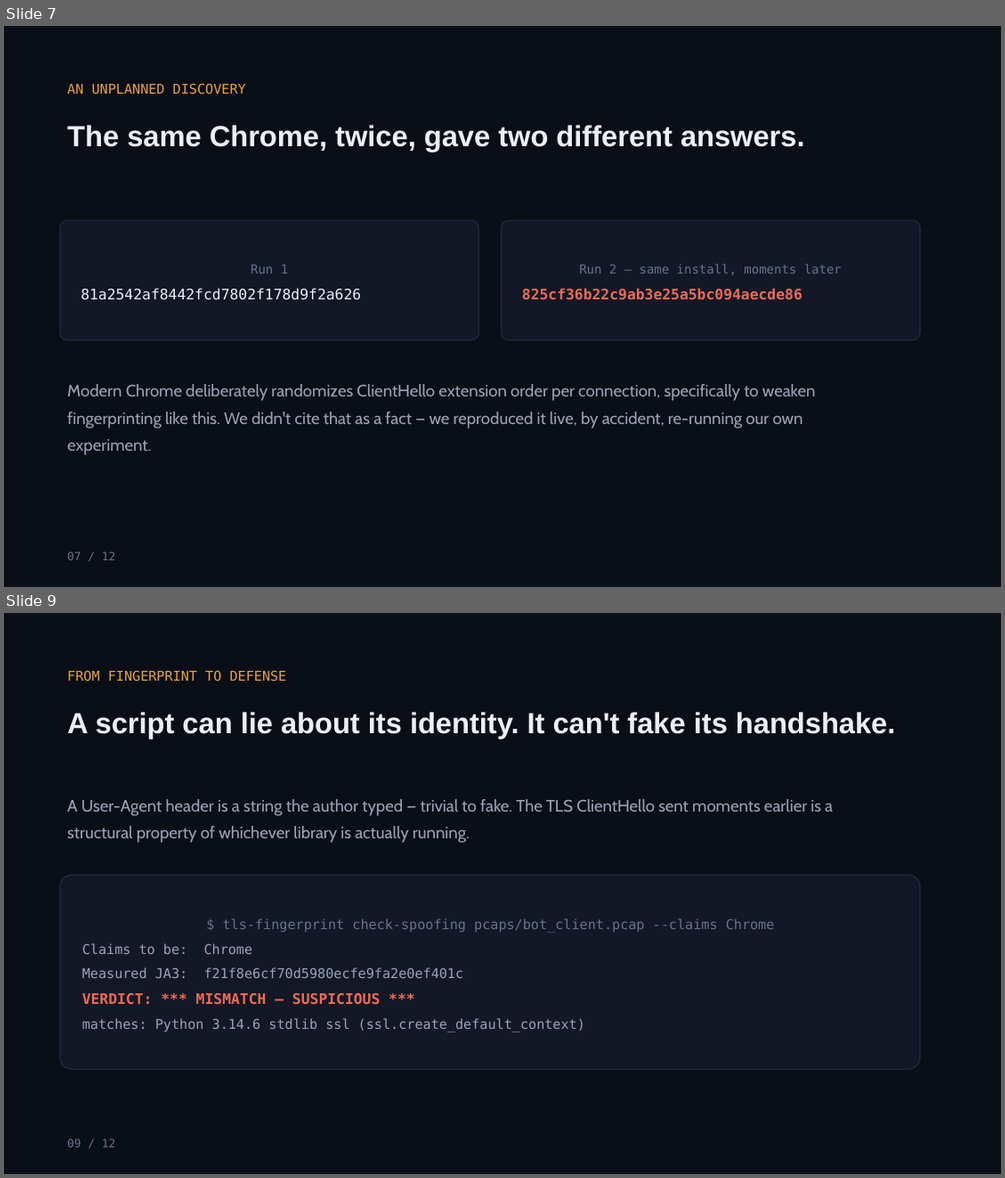
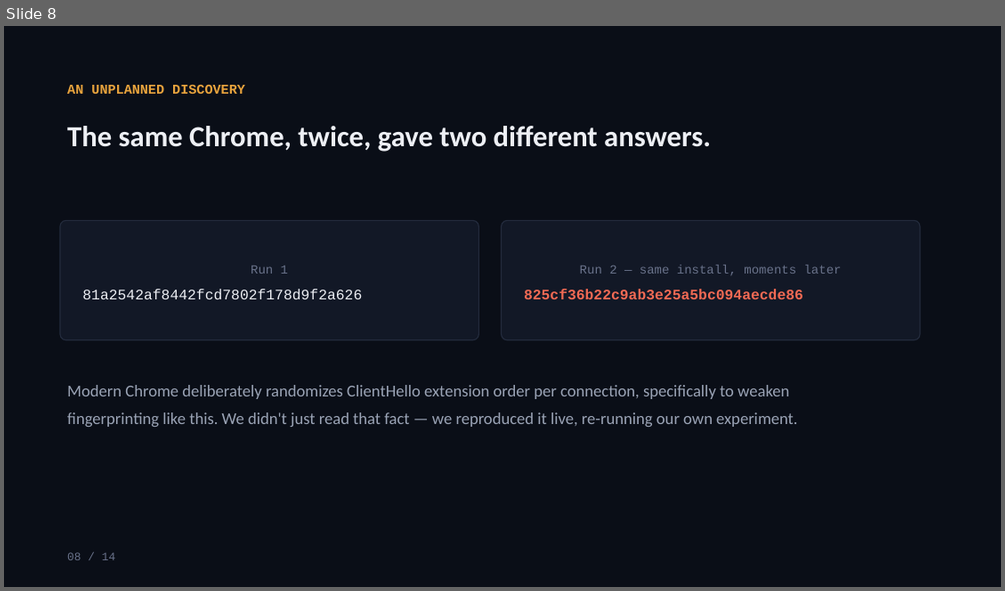
Before and after one commit to YashG1836/TLS_fingerprint_CN, a slide deck: TLS_Fingerprinting_Presentation.pptx. Shown one above the other, each under a label of ours: slides 7 and 9 before the commit, slide 8 after it; the slides between them are not shown. The pictures are 1005x1178 and 1005x591 pixels, drawn with LibreOffice and Linux fonts; fonts in the diff are those of the drawing. Boxes give left, top, right and bottom in pixels: in the first picture for what was removed or moved away, otherwise in the second. Text is boxed around its words. In the diff, an @@ line names an element or a change of style, - is before the commit and + after.

```diff
--- a/TLS_Fingerprinting_Presentation.pptx
+++ b/TLS_Fingerprinting_Presentation.pptx
@@ slide 9 removed at bbox=[4, 613, 1001, 1174], background #FFFFFF @@
@@ rectangle removed at bbox=[4, 613, 1001, 1174] @@
@@ text removed at bbox=[67, 670, 287, 682] @@
-FROM FINGERPRINT TO DEFENSE
@@ text removed at bbox=[67, 712, 895, 738] @@
-A script can lie about its identity. It can't fake its handshake.
@@ text removed at bbox=[67, 799, 833, 843] @@
-A User-Agent header is a string the author typed — trivial to fake. The TLS ClientHello sent moments earlier is a structural property of whichever library is actually running.
@@ rounded rectangle removed at bbox=[60, 875, 920, 1070] @@
-$ tls-fingerprint check-spoofing pcaps/bot_client.pcap --claims Chrome
-Claims to be: Chrome
-Measured JA3: f21f8e6cf70d5980ecfe9fa2e0ef401c
-VERDICT: *** MISMATCH — SUSPICIOUS ***
-matches: Python 3.14.6 stdlib ssl (ssl.create_default_context)
@@ text removed at bbox=[67, 1138, 115, 1147] @@
-09 / 12
@@ what was slide 7 is now slide 8 @@
@@ slide 8 changed as well @@
@@ text "AN UNPLANNED DISCOVERY" at bbox=[67, 85, 245, 94]: font DejaVu Sans Mono to Courier New, bold on @@
@@ text "The same Chrome, twice, gave ..." at bbox=[67, 126, 711, 151]: font Arial to Calibri @@
@@ rounded rectangle "Run 1" at bbox=[60, 220, 479, 340]: font DejaVu Sans Mono to Courier New; more space between paragraphs; proportions changed @@
@@ rounded rectangle "Run 2 — same install, ..." at bbox=[502, 220, 920, 340]: font DejaVu Sans Mono to Courier New; more space between paragraphs; proportions changed @@
@@ text at bbox=[67, 385, 797, 426]: text changed; font Cabin to Calibri @@
-Modern Chrome deliberately randomizes ClientHello extension order per connection, specifically to weaken fingerprinting like this. We didn't cite that as a fact — we reproduced it live, by accident, re-running our own experiment.
+Modern Chrome deliberately randomizes ClientHello extension order per connection, specifically to weaken fingerprinting like this. We didn't just read that fact — we reproduced it live, re-running our own experiment.
@@ text at bbox=[67, 552, 115, 560]: text changed; font DejaVu Sans Mono to Courier New @@
-07 / 12
+08 / 14
```
Also in this commit, not shown: 6 other slides changed, 7 slides added, 4 other slides removed, 2 other files.
